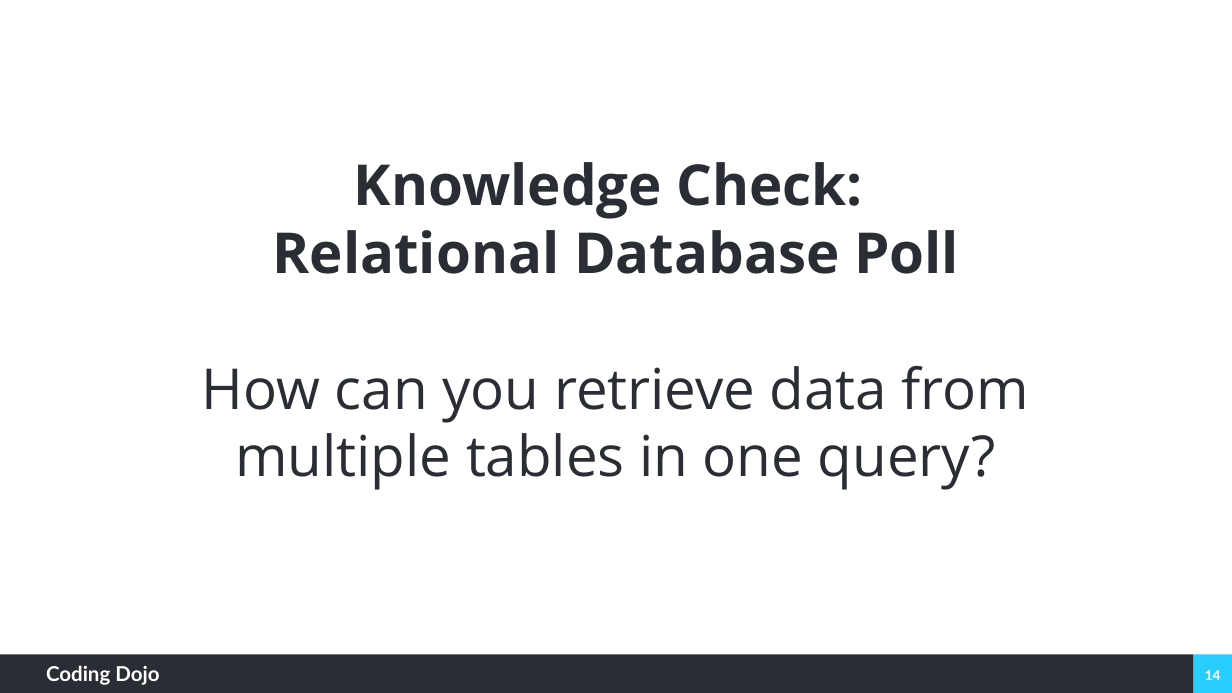
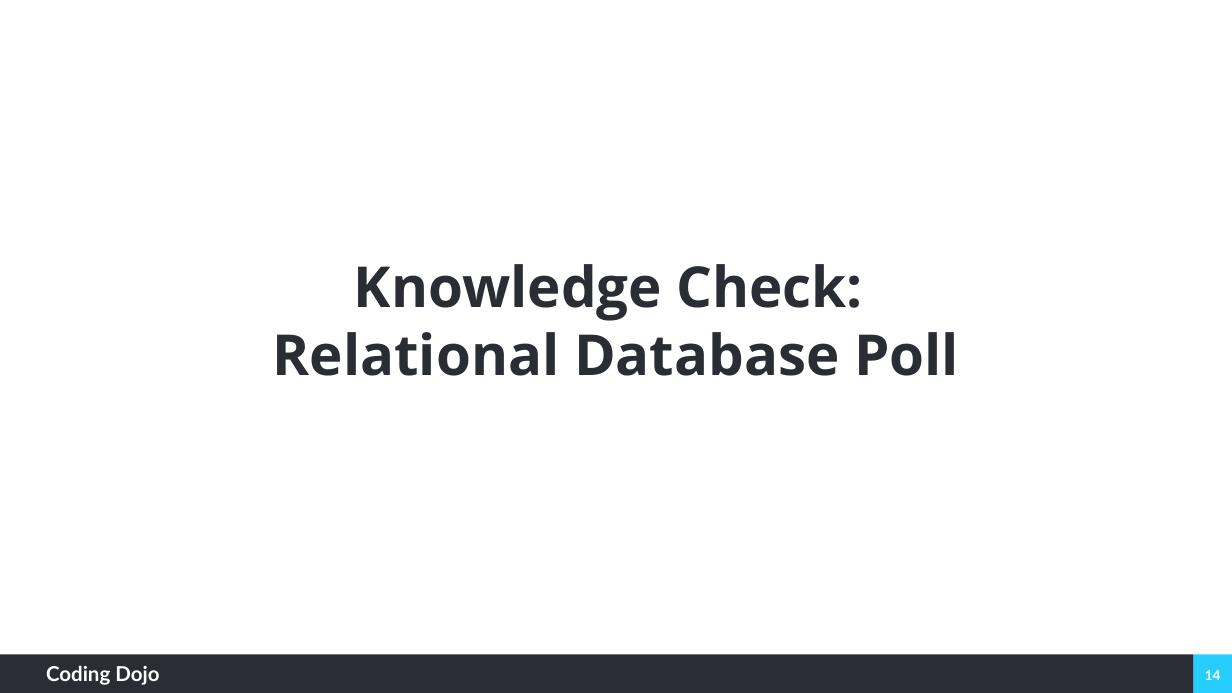
Before and after one commit to coding-dojo-data-science/week-12-lecture-1-SQL, a slide deck: slide 14 of SQL Basics.pptx. Drawn at 1232x693 pixels with LibreOffice and Linux fonts; fonts in the diff are those of the drawing; background and template pictures are left out. Boxes give left, top, right and bottom in pixels: in the first picture for what was removed or moved away, otherwise in the second. Text is boxed around its words. In the diff, an @@ line names an element or a change of style, - is before the commit and + after.

```diff
--- a/SQL Basics.pptx
+++ b/SQL Basics.pptx
@@ title at <box>202,366,1030,490</box>: paragraph removed @@
-How can you retrieve data from multiple tables in one query?
```
Also in this commit, not shown: 3 other slides changed, 3 slides added, 1 slide removed, 2 other files.
